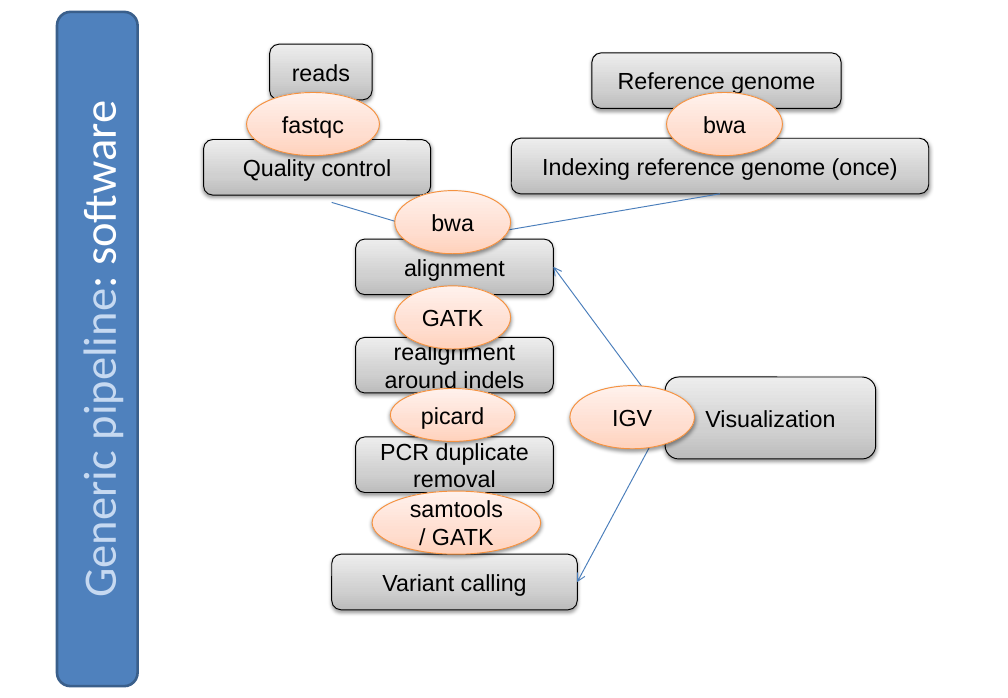
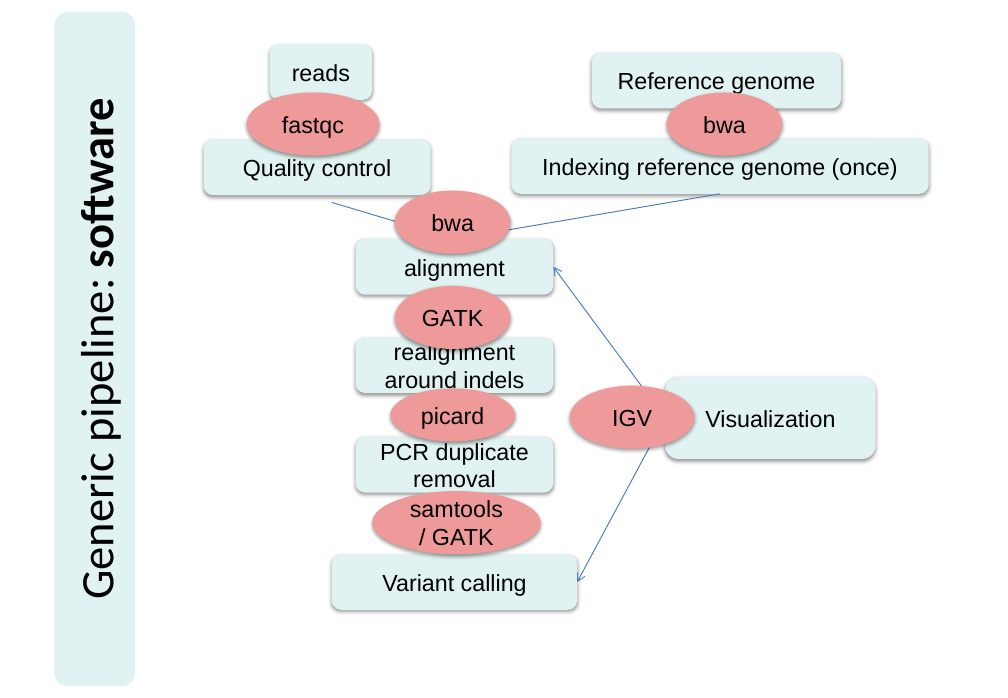
Before and after one commit to miguelperezenciso/NGScrashcourse, a slide deck: slide 7 of 2019_MSc_slides.pptx. Drawn at 1008x698 pixels with LibreOffice and Linux fonts; fonts in the diff are those of the drawing. Boxes give left, top, right and bottom in pixels: in the first picture for what was removed or moved away, otherwise in the second. Text is boxed around its words. In the diff, an @@ line names an element or a change of style, - is before the commit and + after.

```diff
--- a/2019_MSc_slides.pptx
+++ b/2019_MSc_slides.pptx
@@ rounded rectangle "Generic pipeline: software" at bbox=[54, 13, 135, 686]: text colour #C6D9F1 to #000000 in "Generic pipeline:"; text colour #FFFFFF to #000000 in "pipeline: software"; bold on in "software"; fill #4F81BD to #E0F2F1; outline #3A5F8C 2 pt to none @@
@@ fill gradient #BDBDBD to #D1D1D1 to #EEEEEE to #E0F2F1; outline #000000 0.75 pt to none in 9 elements at bbox=[356, 239, 553, 295], bbox=[332, 554, 578, 610], bbox=[512, 139, 930, 195], bbox=[665, 377, 876, 459], bbox=[270, 45, 372, 101], bbox=[592, 53, 841, 109], bbox=[356, 338, 553, 394], bbox=[356, 437, 553, 492], bbox=[204, 140, 431, 195] @@
@@ fill gradient #FFD2BD to #FFDED0 to #FFF2ED to #EF9A9A; outline #F69240 0.75 pt to none in 7 elements at bbox=[247, 92, 380, 155], bbox=[666, 92, 782, 155], bbox=[395, 191, 510, 254], bbox=[395, 286, 510, 349], bbox=[391, 388, 516, 441], bbox=[372, 491, 541, 555], bbox=[571, 385, 695, 449] @@
```
Also in this commit, not shown: 32 other slides changed, 2 slides added, 2 slides removed.
